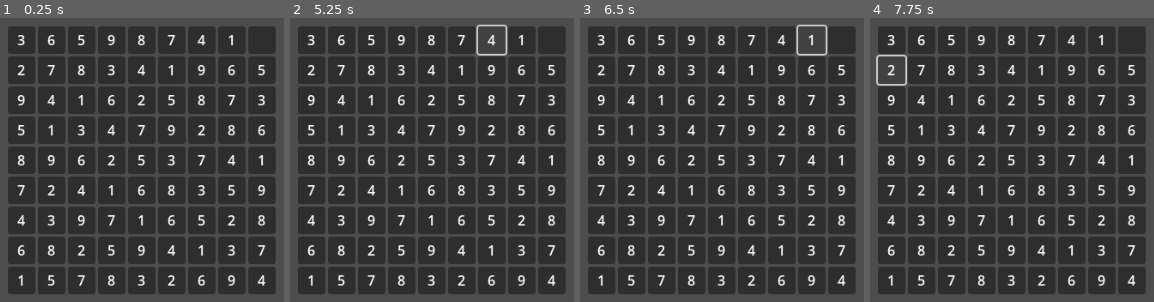
Above: before the commit, frames 1-4 (left to right).
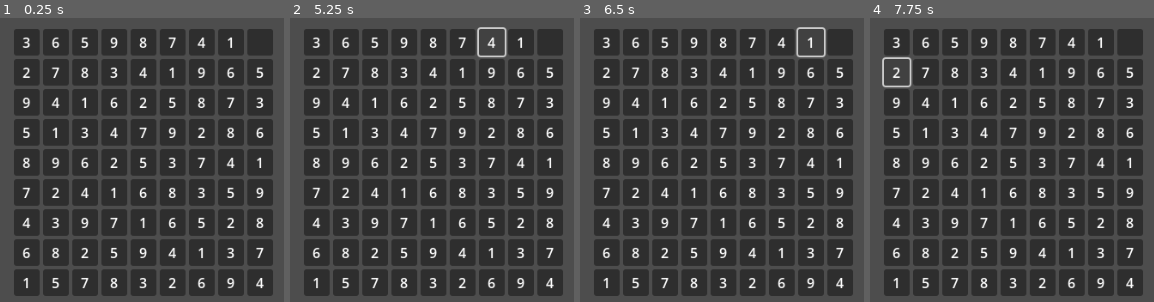
Above: after the commit, the same moments.

Repository: klaverse/sudoku
Game: Godot game, scene res://scenes/board.tscn
The game is run twice, just before and just after one commit, with the same random seed, the same clock (stepped at 60 frames per second) and the same inputs.
Inputs (mouse positions are in pixels of both pictures, inside the frame that each line leads up to):
- Up to frame 1 (0.25 s): no input
- Up to frame 2 (5.25 s): click "3" at 0.5 s; click "6" at 1.25 s; click "5" at 2 s; click "9" at 2.75 s; click "8" at 3.5 s; click "7" at 4.25 s; click "4" at 5 s
- Up to frame 3 (6.5 s): click "1" at 5.75 s
- Up to frame 4 (7.75 s): click (1131, 40) at 6.52 s; click "2" at 7.25 s

The runs differ from the first frame. In frame 1, 25% of the frame differs, in the area x 2-97%, y 3-98%; in frame 2, 25%, in the area x 2-97%, y 2-98%; in frame 3, 25%; in frame 4, 25%.

Commit message:
commit

Diff:
--- a/scenes/board.tscn
+++ b/scenes/board.tscn
@@ -3,14 +3,14 @@
 [ext_resource type="Script" uid="uid://bn8uotn1d5ak2" path="res://scripts/board.gd" id="1_cejd2"]
 [ext_resource type="PackedScene" uid="uid://b72si3sd012ro" path="res://scenes/cell_button.tscn" id="3_q6lmv"]
 
-[node name="Board" type="Node2D"]
+[node name="Board" type="GridContainer"]
+anchors_preset = 8
+anchor_left = 0.5
+anchor_top = 0.5
+anchor_right = 0.5
+anchor_bottom = 0.5
+grow_horizontal = 2
+grow_vertical = 2
+columns = 9
 script = ExtResource("1_cejd2")
 cell = ExtResource("3_q6lmv")
-
-[node name="GridContainer" type="GridContainer" parent="."]
-offset_right = 40.0
-offset_bottom = 40.0
-
-[node name="SelectGrid" type="GridContainer" parent="."]
-offset_right = 40.0
-offset_bottom = 40.0
--- a/scenes/cell_button.tscn
+++ b/scenes/cell_button.tscn
@@ -1,12 +1,12 @@
 [gd_scene load_steps=2 format=3 uid="uid://b72si3sd012ro"]
 
-[ext_resource type="Script" uid="uid://be0twjqliskie" path="res://scripts/cell_button.gd" id="1_24mlx"]
+[ext_resource type="Script" uid="uid://be0twjqliskie" path="res://scripts/tile.gd" id="1_24mlx"]
 
 [node name="Button" type="Button"]
-offset_right = 32.0
-offset_bottom = 32.0
+offset_right = 64.0
+offset_bottom = 64.0
 text = "
-"
+0"
 clip_text = true
 script = ExtResource("1_24mlx")
 
--- a/scenes/main.tscn
+++ b/scenes/main.tscn
@@ -4,9 +4,15 @@
 
 [node name="Main" type="Node2D"]
 
-[node name="Game" type="Node2D" parent="."]
-
-[node name="Board" parent="Game" instance=ExtResource("1_o5qli")]
+[node name="Board" parent="." instance=ExtResource("1_o5qli")]
+clip_contents = true
+anchors_preset = 15
+anchor_left = 0.0
+anchor_top = 0.0
+anchor_right = 1.0
+anchor_bottom = 1.0
+theme_override_constants/h_separation = 10
+theme_override_constants/v_separation = 10
 
 [node name="UI" type="Control" parent="."]
 visible = false
--- a/scripts/board.gd
+++ b/scripts/board.gd
@@ -1,8 +1,7 @@
-extends Node2D
+extends GridContainer
 class_name Board
 
 @export var cell: PackedScene
-@onready var grid_container: GridContainer = $GridContainer
 
 signal select_cell(col: int, row: int)
 
@@ -20,20 +19,19 @@
 
 var valid_numbers: Array[int] = []
 
-var grid: Array = []
-var res_grid: Array = []
+var grid: Array = [] # the playground grid
+var res_grid: Array = [] # the result grid
 var current_col: int = -1
 var current_row: int = -1
 
 var window_size = DisplayServer.window_get_size()
 
-
 func _ready() -> void:
+	self.columns = 9
 	init_board()
 	generate_grid()
 	apply_puzzle(Difficulty.EASY)
-	render()
-	cell.connect("change_value", check_winner)
+	#cell.connect("change_value", check_winner)
 
 func _input(event: InputEvent) -> void:
 	if event is InputEventKey:
@@ -53,24 +51,6 @@
 					current_col -= 1
 			emit_signal("select_cell", current_col, current_row)
 
-
-
-func render() -> void:
-	var init_pos: Vector2
-	init_pos.x = (window_size.x - GRID_SIZE * CELL_SIZE_WITH_SPACING) / 2
-	init_pos.y = (window_size.y - GRID_SIZE * CELL_SIZE_WITH_SPACING) / 2
-
-	for row in range(GRID_SIZE):
-		for col in range(GRID_SIZE):
-			var new_button: Cell = cell.instantiate()
-			new_button.position = init_pos + Vector2(col * CELL_SIZE_WITH_SPACING, row * CELL_SIZE_WITH_SPACING)
-			new_button.correct_value = res_grid[row][col]
-			new_button.col = col
-			new_button.row = row
-			if grid[row][col] != 0:
-				new_button.text = str(grid[row][col])
-			add_child(new_button)
-
 func apply_puzzle(difficulty: Difficulty):
 	var total_hides: int = difficulty
 	res_grid = grid.duplicate(true)
@@ -79,10 +59,13 @@
 		var rnd_col: int = rnd.randi_range(0, GRID_SIZE - 1)
 		var rnd_row: int = rnd.randi_range(0, GRID_SIZE - 1)
 		# TODO refactor
-		while res_grid[rnd_row][rnd_col] == 0:
+		var hidden_tile: Tile = get_grid_tile(rnd_row, rnd_col)
+		while hidden_tile.current_value == 0:
+			print("in loop", rnd_col, rnd_row)
 			rnd_col = rnd.randi_range(0, GRID_SIZE - 1)
 			rnd_row = rnd.randi_range(0, GRID_SIZE - 1)
-		grid[rnd_row][rnd_col] = 0
+			hidden_tile = get_grid_tile(rnd_row, rnd_col)
+		hidden_tile.current_value = 0
 		total_hides -= 1
 
 func init_board() -> void:
@@ -90,7 +73,27 @@
 		grid.append([])
 		valid_numbers.append(row + 1)
 		for col in range(GRID_SIZE):
-			grid[row].append(0)
+			var new_button: Tile = cell.instantiate()
+			new_button.custom_minimum_size = Vector2(30, 30)
+			new_button.size_flags_horizontal = Control.SIZE_EXPAND_FILL
+			new_button.size_flags_vertical = Control.SIZE_EXPAND_FILL
+
+
+			#var init_pos: Vector2
+			#init_pos.x = (window_size.x - GRID_SIZE * CELL_SIZE_WITH_SPACING) / 2
+			#init_pos.y = (window_size.y - GRID_SIZE * CELL_SIZE_WITH_SPACING) / 2
+
+			#new_button.position = init_pos + Vector2(col * CELL_SIZE_WITH_SPACING, row * CELL_SIZE_WITH_SPACING)
+			new_button.position = Vector2(col * CELL_SIZE_WITH_SPACING, row * CELL_SIZE_WITH_SPACING)
+
+			#new_button.correct_value = res_grid[row][col]
+			new_button.col = col
+			new_button.row = row
+			#if grid[row][col] != 0:
+				#new_button.text = str(grid[row][col])
+			add_child(new_button)
+			grid[row].append(new_button)
+			print(new_button.position)
 
 func generate_grid() -> void:
 	if grid_back_tracking():
@@ -99,11 +102,14 @@
 func get_column(col: int) -> Array:
 	var col_elems: Array[int] = []
 	for row in range(GRID_SIZE):
-		col_elems.append(grid[row][col])
+		col_elems.append(get_grid_tile(row, col).correct_value)
 	return col_elems
 
 func get_row(row: int) -> Array:
-	return grid[row]
+	var row_elems: Array[int] = []
+	for col in range(GRID_SIZE):
+		row_elems.append(get_grid_tile(row, col).correct_value)
+	return row_elems
 
 func get_box(col: int, row: int) -> Array:
 	var box_elems: Array[int] = []
@@ -119,21 +125,27 @@
 		start_row = 3
 	for offset_row in range(int(sqrt(GRID_SIZE))):
 		for offset_col in range(int(sqrt(GRID_SIZE))):
-			box_elems.append(grid[start_row + offset_row][start_col + offset_col])
+			box_elems.append(grid[start_row + offset_row][start_col + offset_col].correct_value)
 	return box_elems
+
+func get_grid_tile(row: int, col: int) -> Tile:
+	return grid[row][col] as Tile
 
 func grid_back_tracking() -> bool:
 	for row in range(GRID_SIZE):
 		for col in range(GRID_SIZE):
-			if grid[row][col] == 0:
+			var current_tile = get_grid_tile(row, col)
+			if current_tile.correct_value == 0:
 				var remain_numbers: Array[int] = valid_numbers
 				remain_numbers.shuffle()
 				for number in remain_numbers:
 					if is_valid(col, row, number):
-						grid[row][col] = number
+						current_tile.correct_value = number
+						current_tile.current_value = number
+						current_tile.text = str(number)
 						if grid_back_tracking():
 							return true
-						grid[row][col] = 0
+						current_tile.correct_value = 0
 				return false
 	return true
 
--- a/scripts/cell_button.gd
+++ /dev/null
@@ -1,56 +0,0 @@
-extends Button
-class_name Cell
-
-signal same_attribute(same_col: int, same_row: int, same_value_text: String)
-signal deactivate_same_attribute(same_col: int, same_row: int, same_value_text: String)
-signal change_value
-
-var focus: bool = false
-var correct_value: int = 0
-var col: int = -1
-var row: int = -1
-
-# Called when the node enters the scene tree for the first time.
-func _ready() -> void:
-	#connect("select_cell", _on_focus_entered)
-
-	pass
-
-
-# Called every frame. 'delta' is the elapsed time since the previous frame.
-func _process(delta: float) -> void:
-	if text != str(correct_value):
-		add_theme_color_override("font_color", Color.RED)
-		add_theme_color_override("font_focus_color", Color.RED)
-		add_theme_color_override("font_hover_color", Color.RED)
-	else:
-		add_theme_color_override("font_color", Color.WHITE)
-		add_theme_color_override("font_focus_color", Color.WHITE)
-		add_theme_color_override("font_hover_color", Color.WHITE)
-
-func _input(event: InputEvent) -> void:
-	if focus:
-		for i in range(9):
-			if Input.is_key_pressed(KEY_1 + i):
-				text = str(i+1)
-				emit_signal("change_value")
-
-func hover_same_attributes() -> void:
-	pass
-
-func _on_focus_entered() -> void:
-	focus = true
-	emit_signal("same_attribute", col, row, text)
-
-func _on_focus_exited() -> void:
-	focus = false
-	emit_signal("deactivate_same_attribute", col, row, text)
-
-func _on_same_attribute(same_col: int, same_row: int, same_value_text: String) -> void:
-	if col == same_col || row == same_row || text == same_value_text:
-		focus = true
-
-
-func _on_deactivate_same_attribute(same_col: int, same_row: int, same_value_text: String) -> void:
-	if col == same_col || row == same_row || text == same_value_text:
-		focus = false
--- /dev/null
+++ b/scripts/tile.gd
@@ -0,0 +1,79 @@
+extends Button
+class_name Tile
+
+signal same_attribute(same_col: int, same_row: int, same_value_text: String)
+signal deactivate_same_attribute(same_col: int, same_row: int, same_value_text: String)
+signal change_value
+
+var select: bool = false # is selected and ready to change value
+var highlight: bool = false # is selected or the some same value tiles has selected
+var correct_value: int = 0
+var current_value: int = 0
+var col: int = -1
+var row: int = -1
+var fixed: bool = true
+
+# Called when the node enters the scene tree for the first time.
+func _ready() -> void:
+	pass
+	#self.pressed.connect(_on_press)
+
+func _on_press():
+	select = true
+
+# Called every frame. 'delta' is the elapsed time since the previous frame.
+func _process(delta: float) -> void:
+	if self.current_value == 0:
+		self.text = ""
+	if self.text != str(self.correct_value):
+		render_false_value()
+	else:
+		render_true_value()
+
+func render_true_value():
+	add_theme_color_override("font_color", Color.WHITE)
+	add_theme_color_override("font_select_color", Color.WHITE)
+	add_theme_color_override("font_hover_color", Color.WHITE)
+	add_theme_color_override("font_color_focus", Color.WHITE)
+	queue_redraw()
+
+func render_false_value():
+	add_theme_color_override("font_color", Color.RED)
+	add_theme_color_override("font_select_color", Color.RED)
+	add_theme_color_override("font_hover_color", Color.RED)
+	add_theme_color_override("font_color_focus", Color.RED)
+	queue_redraw()
+
+func _input(event: InputEvent) -> void:
+	if select:
+		for i in range(9):
+			if Input.is_key_pressed(KEY_1 + i):
+				current_value = i+1
+				text = str(i+1)
+				emit_signal("change_value")
+
+func hover_same_attributes() -> void:
+	pass
+
+func _on_focus_entered() -> void:
+	select = true
+	emit_signal("same_attribute", col, row, text)
+
+func _on_focus_exited() -> void:
+	select = false
+	emit_signal("deactivate_same_attribute", col, row, text)
+
+func _on_same_attribute(same_col: int, same_row: int, same_value_text: String) -> void:
+	if col == same_col || row == same_row || text == same_value_text:
+		select = true
+
+
+func _on_deactivate_same_attribute(same_col: int, same_row: int, same_value_text: String) -> void:
+	if col == same_col || row == same_row || text == same_value_text:
+		select = false
+
+#func highlight(is_on: bool):
+	#if is_on:
+		#self.add_theme_color_override("font_color", Color.YELLOW)
+	#else:
+		#self.add_theme_color_override("font_color", Color.WHITE)
Not shown, added: export_presets.cfg
Renamed: scripts/cell_button.gd.uid -> scripts/tile.gd.uid
